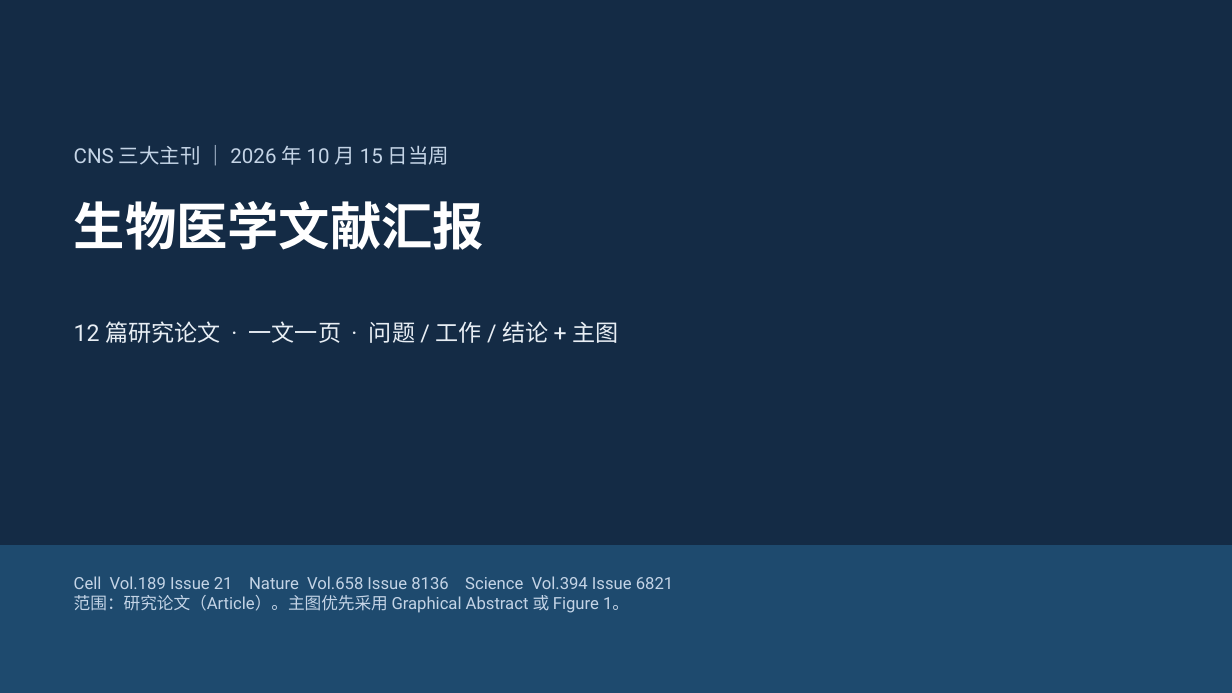
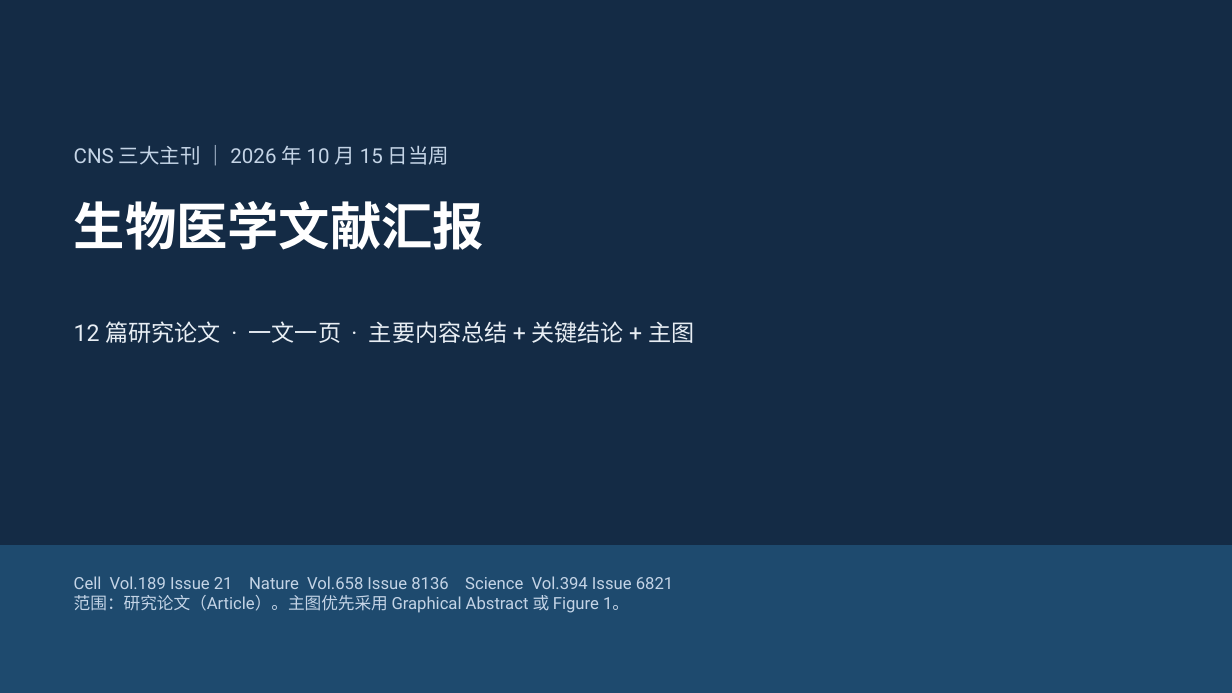
Before and after one commit to zh798858037-sys/AI, a slide deck: slide 1 of CNS_20261015_生物医学文献汇报.pptx. Drawn at 1232x693 pixels with LibreOffice and Linux fonts; fonts in the diff are those of the drawing. Boxes give left, top, right and bottom in pixels: in the first picture for what was removed or moved away, otherwise in the second. Text is boxed around its words. In the diff, an @@ line names an element or a change of style, - is before the commit and + after.

```diff
--- a/CNS_20261015_生物医学文献汇报.pptx
+++ b/CNS_20261015_生物医学文献汇报.pptx
@@ text at bbox=[74, 321, 694, 343]: text changed @@
-12 篇研究论文 · 一文一页 · 问题 / 工作 / 结论 + 主图
+12 篇研究论文 · 一文一页 · 主要内容总结 + 关键结论 + 主图
```
Also in this commit, not shown: 12 other slides changed, 2 other files.
